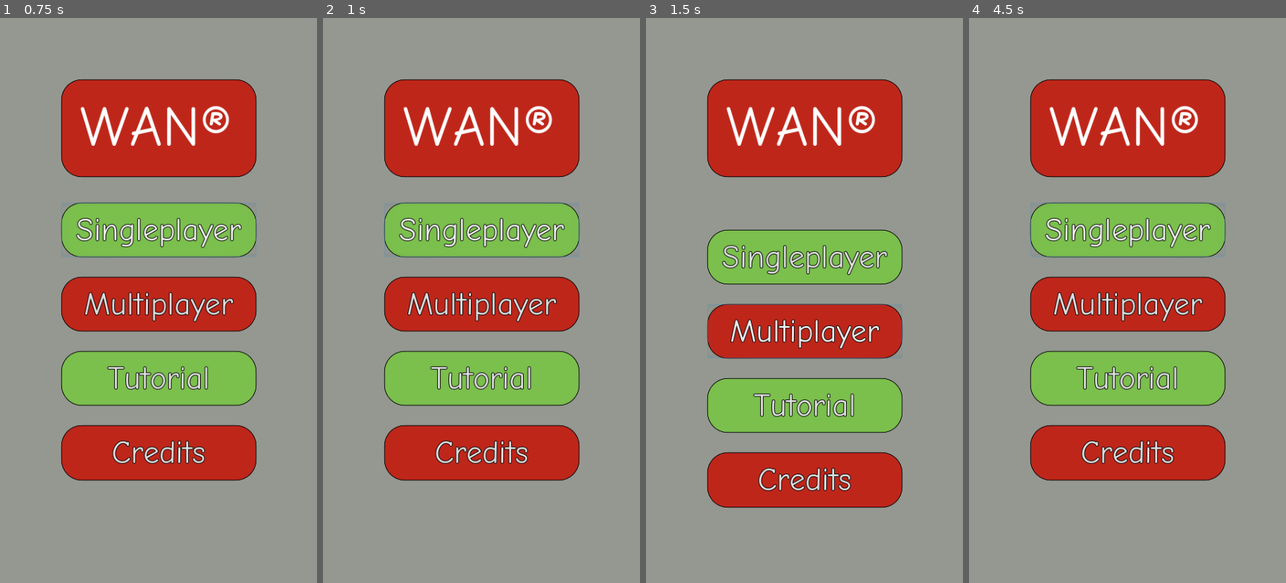
Above: before the commit, frames 1-4 (left to right).
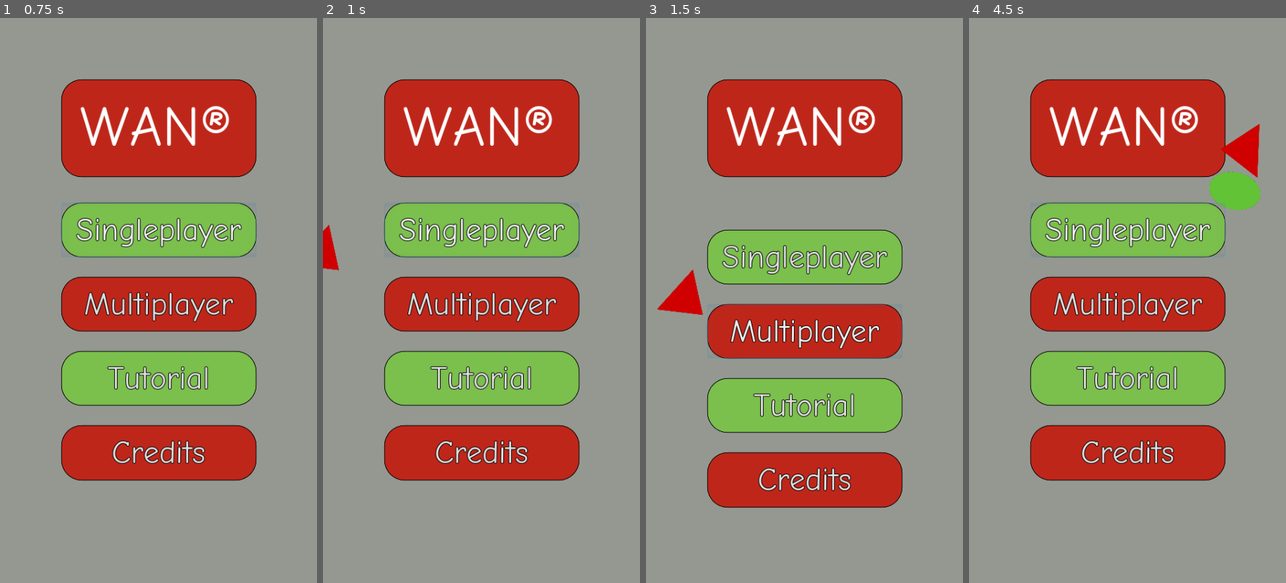
Above: after the commit, the same moments.

Repository: ZomoXYZ/SoftwareEngineering2_Front
Game: Godot game, scene res://Main_Menu.tscn
Same seed, same stepped clock (60 frames per second), same inputs: the game is played once before the commit and once after it.
Inputs:
- Up to frame 1 (0.75 s): click "Singleplayer" at 0.5 s
- Up to frame 2 (1 s): no input
- Up to frame 3 (1.5 s): click "Multiplayer" at 1.25 s
- Up to frame 4 (4.5 s): click "Main Menu" at 2 s; click "Tutorial" at 2.75 s; click "Credits" at 3.5 s; click "Singleplayer" at 4.25 s

Frame 1 is identical in both runs. In frame 2, 0.3% of the frame differs, in the area x 0-6%, y 36-45%; in frame 3, 0.6%; in frame 4, 1.5%, in the area x 75-92%, y 18-34%.

Commit message:
Set up basic animated background

Diff:
--- a/Main_Menu.gd
+++ b/Main_Menu.gd
@@ -1,13 +1,11 @@
 extends Node
 
-# Declare member variables here. Examples:
-# var a = 2
-# var b = "text"
-
+export(PackedScene) var triangleScene
+export(PackedScene) var ellipseScene
 
 # Called when the node enters the scene tree for the first time.
 func _ready():
-	pass # Replace with function body.
+	randomize()
 
 
 # Called every frame. 'delta' is the elapsed time since the previous frame.
@@ -31,3 +29,34 @@
 
 func _on_Credits_pressed():
 	pass # Replace with function body.
+
+#Function for creating the background effect shapes
+#Code vaguely stolen from here: https://docs.godotengine.org/en/stable/getting_started/first_2d_game/05.the_main_game_scene.html
+func _on_EffectTimer_timeout():
+	var shape
+	#Randomly chooses between a circle and an ellipse
+	if rand_range(0, 2) > 1:
+		shape = triangleScene.instance()
+	else:
+		shape = ellipseScene.instance()
+
+	# Choose a random location on Path2D.
+	var shapeSpawnLocation = get_node("ShapePath/ShapeSpawnLocation")
+	shapeSpawnLocation.offset = randi()
+
+	# Set the shape's direction perpendicular to the path direction.
+	var direction = shapeSpawnLocation.rotation + PI / 2
+
+	# Set the shape's position to a random location.
+	shape.position = shapeSpawnLocation.position
+
+	# Add some randomness to the direction.
+	direction += rand_range(-PI / 4, PI / 4)
+	shape.rotation = direction
+
+	# Choose the velocity for the shape.
+	var velocity = Vector2(rand_range(150.0, 250.0), 0.0)
+	shape.linear_velocity = velocity.rotated(direction)
+
+	# Spawn the shape by adding it to the Main scene.
+	add_child(shape)
--- a/Main_Menu.tscn
+++ b/Main_Menu.tscn
@@ -6,6 +6,8 @@
 [ext_resource path="res://assets/styles/button_red.tres" type="StyleBox" id=4]
 [ext_resource path="res://assets/styles/button_green.tres" type="StyleBox" id=5]
 [ext_resource path="res://assets/styles/background.tres" type="StyleBox" id=6]
+[ext_resource path="res://PhysicsTriangle.tscn" type="PackedScene" id=7]
+[ext_resource path="res://PhysicsEllipse.tscn" type="PackedScene" id=8]
 
 [sub_resource type="DynamicFont" id=3]
 size = 86
@@ -18,7 +20,7 @@
 [sub_resource type="Animation" id=5]
 length = 0.001
 tracks/0/type = "value"
-tracks/0/path = NodePath("Background/ButtonContainer:rect_position")
+tracks/0/path = NodePath("Background/CanvasLayer/ButtonContainer:rect_position")
 tracks/0/interp = 1
 tracks/0/loop_wrap = true
 tracks/0/imported = false
@@ -42,7 +44,7 @@
 "values": [ true ]
 }
 tracks/2/type = "bezier"
-tracks/2/path = NodePath("Background/ButtonContainer:rect_position:x")
+tracks/2/path = NodePath("Background/CanvasLayer/ButtonContainer:rect_position:x")
 tracks/2/interp = 1
 tracks/2/loop_wrap = true
 tracks/2/imported = false
@@ -52,7 +54,7 @@
 "times": PoolRealArray( 0 )
 }
 tracks/3/type = "bezier"
-tracks/3/path = NodePath("Background/ButtonContainer:rect_position:y")
+tracks/3/path = NodePath("Background/CanvasLayer/ButtonContainer:rect_position:y")
 tracks/3/interp = 1
 tracks/3/loop_wrap = true
 tracks/3/imported = false
@@ -66,7 +68,7 @@
 resource_name = "Screen_Transition"
 length = 0.5
 tracks/0/type = "value"
-tracks/0/path = NodePath("Background/ButtonContainer:rect_position")
+tracks/0/path = NodePath("Background/CanvasLayer/ButtonContainer:rect_position")
 tracks/0/interp = 2
 tracks/0/loop_wrap = true
 tracks/0/imported = false
@@ -94,7 +96,7 @@
 resource_name = "Screen_Transition2"
 length = 0.4
 tracks/0/type = "bezier"
-tracks/0/path = NodePath("Background/ButtonContainer:rect_position:x")
+tracks/0/path = NodePath("Background/CanvasLayer/ButtonContainer:rect_position:x")
 tracks/0/interp = 1
 tracks/0/loop_wrap = true
 tracks/0/imported = false
@@ -104,7 +106,7 @@
 "times": PoolRealArray( 0 )
 }
 tracks/1/type = "bezier"
-tracks/1/path = NodePath("Background/ButtonContainer:rect_position:y")
+tracks/1/path = NodePath("Background/CanvasLayer/ButtonContainer:rect_position:y")
 tracks/1/interp = 1
 tracks/1/loop_wrap = true
 tracks/1/imported = false
@@ -114,15 +116,25 @@
 "times": PoolRealArray( 0, 0.4 )
 }
 
+[sub_resource type="Curve2D" id=8]
+_data = {
+"points": PoolVector2Array( 0, 0, 0, 0, 0, 0, 0, 0, 0, 0, 480, 0, 0, 0, 0, 0, 480, 856, 0, 0, 0, 0, 0, 856, 0, 0, 0, 0, 0, 0 )
+}
+
 [node name="MainMenu" type="Node"]
 script = ExtResource( 2 )
+triangleScene = ExtResource( 7 )
+ellipseScene = ExtResource( 8 )
 
 [node name="Background" type="Panel" parent="."]
 anchor_right = 1.0
 anchor_bottom = 1.0
 custom_styles/panel = ExtResource( 6 )
 
-[node name="ButtonContainer" type="VBoxContainer" parent="Background"]
+[node name="CanvasLayer" type="CanvasLayer" parent="Background"]
+layer = 128
+
+[node name="ButtonContainer" type="VBoxContainer" parent="Background/CanvasLayer"]
 anchor_left = 0.5
 anchor_top = 0.5
 anchor_right = 0.5
@@ -133,7 +145,7 @@
 margin_bottom = 272.498
 custom_constants/separation = 30
 
-[node name="Singleplayer" type="Button" parent="Background/ButtonContainer"]
+[node name="Singleplayer" type="Button" parent="Background/CanvasLayer/ButtonContainer"]
 margin_right = 295.0
 margin_bottom = 82.0
 size_flags_vertical = 3
@@ -144,7 +156,7 @@
 custom_styles/normal = ExtResource( 5 )
 text = "Singleplayer"
 
-[node name="Multiplayer" type="Button" parent="Background/ButtonContainer"]
+[node name="Multiplayer" type="Button" parent="Background/CanvasLayer/ButtonContainer"]
 margin_top = 112.0
 margin_right = 295.0
 margin_bottom = 194.0
@@ -156,7 +168,7 @@
 custom_styles/normal = ExtResource( 4 )
 text = "Multiplayer"
 
-[node name="Tutorial" type="Button" parent="Background/ButtonContainer"]
+[node name="Tutorial" type="Button" parent="Background/CanvasLayer/ButtonContainer"]
 margin_top = 224.0
 margin_right = 295.0
 margin_bottom = 306.0
@@ -168,7 +180,7 @@
 custom_styles/normal = ExtResource( 5 )
 text = "Tutorial"
 
-[node name="Credits" type="Button" parent="Background/ButtonContainer"]
+[node name="Credits" type="Button" parent="Background/CanvasLayer/ButtonContainer"]
 margin_top = 336.0
 margin_right = 295.0
 margin_bottom = 419.0
@@ -216,13 +228,20 @@
 shape = SubResource( 4 )
 
 [node name="EffectTimer" type="Timer" parent="."]
+autostart = true
 
 [node name="AnimationPlayer" type="AnimationPlayer" parent="."]
 anims/RESET = SubResource( 5 )
 anims/Screen_Transition = SubResource( 6 )
 anims/Screen_Transition2 = SubResource( 7 )
 
-[connection signal="pressed" from="Background/ButtonContainer/Singleplayer" to="." method="_on_Singleplayer_pressed"]
-[connection signal="pressed" from="Background/ButtonContainer/Multiplayer" to="." method="_on_Multiplayer_pressed"]
-[connection signal="pressed" from="Background/ButtonContainer/Tutorial" to="." method="_on_Tutorial_pressed"]
-[connection signal="pressed" from="Background/ButtonContainer/Credits" to="." method="_on_Credits_pressed"]
+[node name="ShapePath" type="Path2D" parent="."]
+curve = SubResource( 8 )
+
+[node name="ShapeSpawnLocation" type="PathFollow2D" parent="ShapePath"]
+
+[connection signal="pressed" from="Background/CanvasLayer/ButtonContainer/Singleplayer" to="." method="_on_Singleplayer_pressed"]
+[connection signal="pressed" from="Background/CanvasLayer/ButtonContainer/Multiplayer" to="." method="_on_Multiplayer_pressed"]
+[connection signal="pressed" from="Background/CanvasLayer/ButtonContainer/Tutorial" to="." method="_on_Tutorial_pressed"]
+[connection signal="pressed" from="Background/CanvasLayer/ButtonContainer/Credits" to="." method="_on_Credits_pressed"]
+[connection signal="timeout" from="EffectTimer" to="." method="_on_EffectTimer_timeout"]
--- /dev/null
+++ b/PhysicsEllipse.gd
@@ -0,0 +1,20 @@
+extends RigidBody2D
+
+
+# Declare member variables here. Examples:
+# var a = 2
+# var b = "text"
+
+
+# Called when the node enters the scene tree for the first time.
+func _ready():
+	pass # Replace with function body.
+
+
+# Called every frame. 'delta' is the elapsed time since the previous frame.
+#func _process(delta):
+#	pass
+
+
+func _on_EllipseVisNotifier_screen_exited():
+	queue_free()
--- /dev/null
+++ b/PhysicsEllipse.tscn
@@ -0,0 +1,25 @@
+[gd_scene load_steps=4 format=2]
+
+[ext_resource path="res://assets/sprites/Circle.png" type="Texture" id=1]
+[ext_resource path="res://PhysicsEllipse.gd" type="Script" id=2]
+
+[sub_resource type="CapsuleShape2D" id=1]
+radius = 28.0
+height = 18.0
+
+[node name="PhysicsEllipse" type="RigidBody2D"]
+script = ExtResource( 2 )
+
+[node name="Ellipse" type="Sprite" parent="."]
+position = Vector2( 1.19209e-07, 4 )
+rotation = 1.5708
+scale = Vector2( 0.2, 0.2 )
+texture = ExtResource( 1 )
+
+[node name="EllipseCollision" type="CollisionShape2D" parent="."]
+rotation = 1.5708
+shape = SubResource( 1 )
+
+[node name="EllipseVisNotifier" type="VisibilityNotifier2D" parent="."]
+
+[connection signal="screen_exited" from="EllipseVisNotifier" to="." method="_on_EllipseVisNotifier_screen_exited"]
--- /dev/null
+++ b/PhysicsTriangle.gd
@@ -0,0 +1,20 @@
+extends RigidBody2D
+
+
+# Declare member variables here. Examples:
+# var a = 2
+# var b = "text"
+
+
+# Called when the node enters the scene tree for the first time.
+func _ready():
+	pass # Replace with function body.
+
+
+# Called every frame. 'delta' is the elapsed time since the previous frame.
+#func _process(delta):
+#	pass
+
+
+func _on_TriangleVisNotifier_screen_exited():
+	queue_free()
--- a/PhysicsTriangle.tscn
+++ b/PhysicsTriangle.tscn
@@ -1,15 +1,21 @@
-[gd_scene load_steps=2 format=2]
+[gd_scene load_steps=3 format=2]
 
 [ext_resource path="res://assets/sprites/Triangle.png" type="Texture" id=1]
+[ext_resource path="res://PhysicsTriangle.gd" type="Script" id=2]
 
 [node name="PhysicsTriangle" type="RigidBody2D"]
+script = ExtResource( 2 )
 
 [node name="TriangleCollision" type="CollisionPolygon2D" parent="."]
+rotation = 3.14159
 build_mode = 1
 polygon = PoolVector2Array( 23, -42, 23, 39, -34, -1 )
 
 [node name="Triangle" type="Sprite" parent="."]
+rotation = 3.14159
 scale = Vector2( 0.2, 0.2 )
 texture = ExtResource( 1 )
 
 [node name="TriangleVisNotifier" type="VisibilityNotifier2D" parent="."]
+
+[connection signal="screen_exited" from="TriangleVisNotifier" to="." method="_on_TriangleVisNotifier_screen_exited"]
Not shown: 1 places in Main_Menu.tscn that only renumber resources
